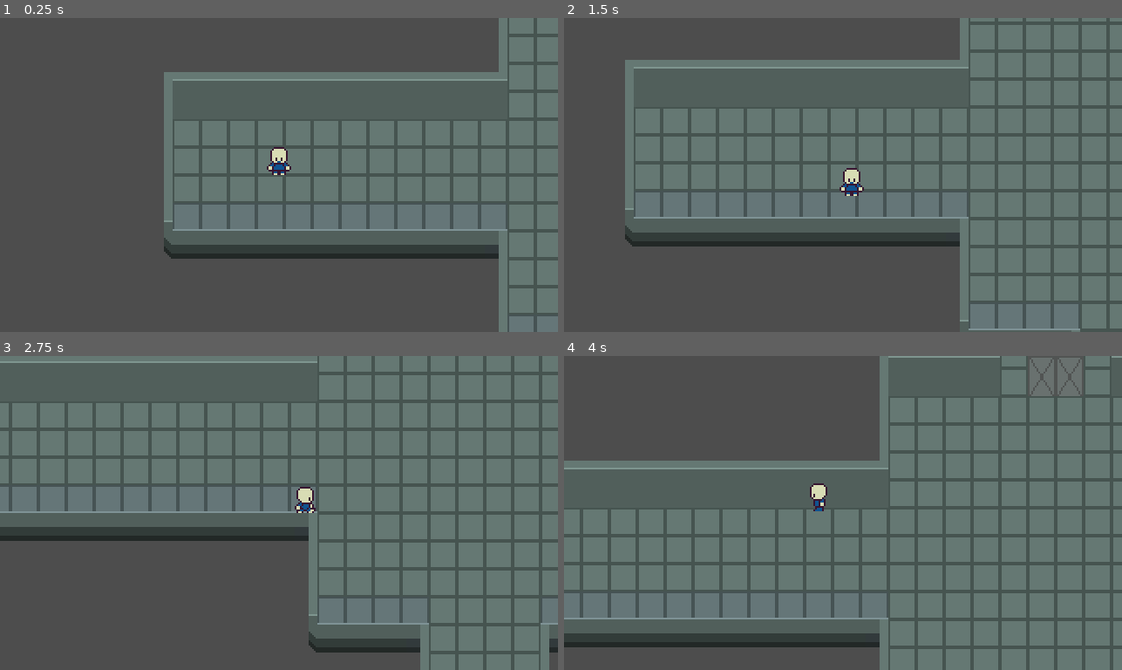
Above: before the commit, frames 1-4 (two rows, left to right).
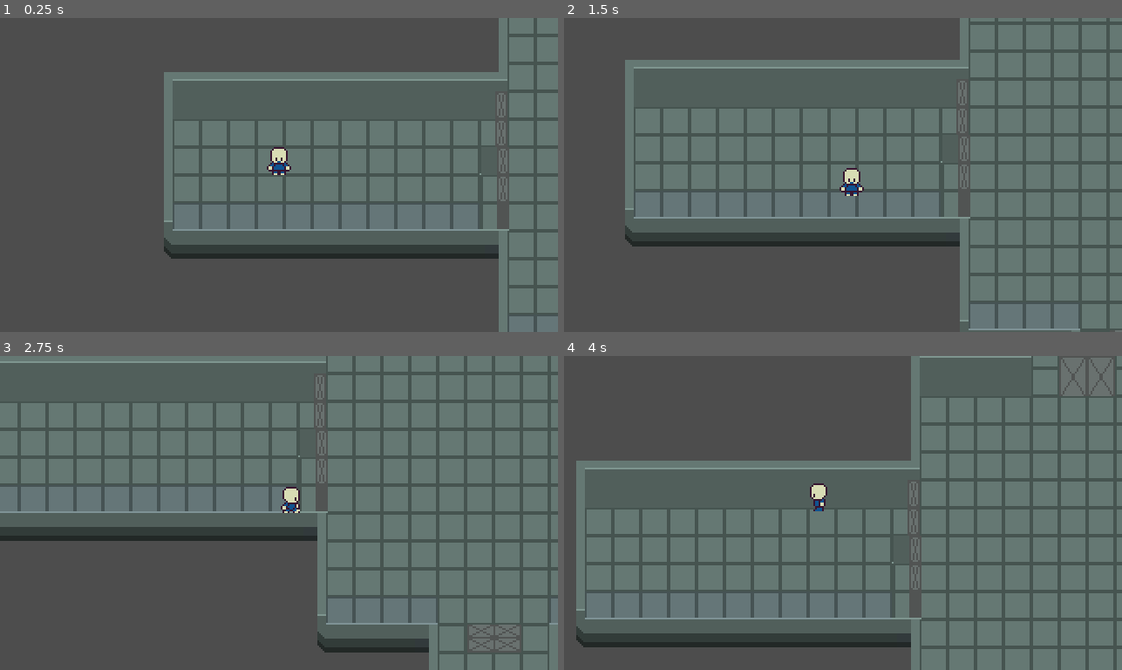
Above: after the commit, the same moments.

Repository: GrafikaKomputerowaProjekt/GrafikaKomputeorwaProjekt
Game: Godot game, scene res://stages/level1.tscn
The game is run twice, just before and just after one commit, with the same random seed, the same clock (stepped at 60 frames per second) and the same inputs. This scene is started directly instead of the project's main scene.
Inputs:
- Up to frame 1 (0.25 s): no input
- Up to frame 2 (1.5 s): tap Enter at 0.5 s; hold Right (move_right) 0.53-1.28 s; tap E (interact) at 0.6 s; hold Down (move_down) from 1.28 s (still down); tap Shift (run) at 1.35 s
- Up to frame 3 (2.75 s): release Down (move_down) at 2.03 s; hold Right (move_right) from 2.03 s (still down); tap E (interact) at 2.1 s
- Up to frame 4 (4 s): release Right (move_right) at 2.78 s; hold Up (move_up) 2.78-3.53 s; tap Shift (run) at 2.85 s; hold Left (move_left) from 3.53 s (still down); tap E (interact) at 3.6 s

The runs differ from the first frame. In frame 1, 0.6% of the frame differs, in the area x 85-92%, y 32-68%; in frame 2, 0.6%; in frame 3, 15%; in frame 4, 18%, in the area x 0-100%, y 0-100%.

Commit message:
feat: added door variants

Diff:
--- /dev/null
+++ b/game/entities/slidedown_door/doubledoor_left.tscn
@@ -0,0 +1,71 @@
+[gd_scene format=3 uid="uid://cgvqb31t1nd3r"]
+
+[ext_resource type="Script" uid="uid://c7t6roiag772x" path="res://entities/slidedown_door/door.gd" id="1_mljux"]
+[ext_resource type="Texture2D" uid="uid://tkn3yk167bhb" path="res://assets/tileset/sheet1.png" id="2_k7uik"]
+
+[sub_resource type="RectangleShape2D" id="RectangleShape2D_0ibrm"]
+size = Vector2(16, 47.5)
+
+[sub_resource type="RectangleShape2D" id="RectangleShape2D_bfofa"]
+size = Vector2(28, 31.5)
+
+[node name="Door" type="Node2D" unique_id=590026876 groups=["Doors"]]
+y_sort_enabled = true
+script = ExtResource("1_mljux")
+
+[node name="Door_open_sprites" type="Node2D" parent="." unique_id=740529693]
+z_index = -1
+z_as_relative = false
+
+[node name="Sprite_open" type="Sprite2D" parent="Door_open_sprites" unique_id=1997768894]
+y_sort_enabled = true
+position = Vector2(8, -8)
+texture = ExtResource("2_k7uik")
+region_enabled = true
+region_rect = Rect2(20, 128, 16, 16)
+
+[node name="Sprite_open" type="Sprite2D" parent="Door_open_sprites/Sprite_open" unique_id=602813222]
+y_sort_enabled = true
+position = Vector2(0, -15)
+texture = ExtResource("2_k7uik")
+region_enabled = true
+region_rect = Rect2(20, 128, 16, 16)
+
+[node name="Door_closed_sprites" type="Node2D" parent="." unique_id=1388888519]
+y_sort_enabled = true
+
+[node name="Sprite_closed" type="Sprite2D" parent="Door_closed_sprites" unique_id=749671866]
+y_sort_enabled = true
+position = Vector2(8, -8)
+texture = ExtResource("2_k7uik")
+region_enabled = true
+region_rect = Rect2(56, 128, 16, 16)
+
+[node name="Sprite_closed2" type="Sprite2D" parent="Door_closed_sprites/Sprite_closed" unique_id=1503168990]
+y_sort_enabled = true
+position = Vector2(0, -16)
+texture = ExtResource("2_k7uik")
+region_enabled = true
+region_rect = Rect2(20, 128, 16, 16)
+
+[node name="Sprite_closed2" type="Sprite2D" parent="Door_closed_sprites/Sprite_closed/Sprite_closed2" unique_id=901903797]
+y_sort_enabled = true
+position = Vector2(0, -16)
+texture = ExtResource("2_k7uik")
+region_enabled = true
+region_rect = Rect2(128, 92, 16, 16)
+
+[node name="StaticBody2D" type="StaticBody2D" parent="." unique_id=1282765509]
+
+[node name="CollisionShape2D" type="CollisionShape2D" parent="StaticBody2D" unique_id=510573796]
+position = Vector2(8, -23.25)
+shape = SubResource("RectangleShape2D_0ibrm")
+
+[node name="Area2D" type="Area2D" parent="." unique_id=781794751]
+
+[node name="CollisionShape2D" type="CollisionShape2D" parent="Area2D" unique_id=462300440]
+position = Vector2(12, -14.75)
+shape = SubResource("RectangleShape2D_bfofa")
+
+[connection signal="body_entered" from="Area2D" to="." method="_on_area_2d_body_entered"]
+[connection signal="body_exited" from="Area2D" to="." method="_on_area_2d_body_exited"]
--- /dev/null
+++ b/game/entities/slidedown_door/doubledoor_left_v2.tscn
@@ -0,0 +1,71 @@
+[gd_scene format=3 uid="uid://cfxof4bnfgm5g"]
+
+[ext_resource type="Script" uid="uid://c7t6roiag772x" path="res://entities/slidedown_door/door.gd" id="1_h7q32"]
+[ext_resource type="Texture2D" uid="uid://tkn3yk167bhb" path="res://assets/tileset/sheet1.png" id="2_m5vp3"]
+
+[sub_resource type="RectangleShape2D" id="RectangleShape2D_0ibrm"]
+size = Vector2(16, 48)
+
+[sub_resource type="RectangleShape2D" id="RectangleShape2D_bfofa"]
+size = Vector2(28, 31.5)
+
+[node name="Door" type="Node2D" unique_id=590026876 groups=["Doors"]]
+y_sort_enabled = true
+script = ExtResource("1_h7q32")
+
+[node name="Door_open_sprites" type="Node2D" parent="." unique_id=740529693]
+z_index = -1
+z_as_relative = false
+
+[node name="Sprite_open" type="Sprite2D" parent="Door_open_sprites" unique_id=1997768894]
+y_sort_enabled = true
+position = Vector2(8, -8)
+texture = ExtResource("2_m5vp3")
+region_enabled = true
+region_rect = Rect2(56, 110, 16, 16)
+
+[node name="Sprite_open" type="Sprite2D" parent="Door_open_sprites/Sprite_open" unique_id=1498198920]
+y_sort_enabled = true
+position = Vector2(0, -16)
+texture = ExtResource("2_m5vp3")
+region_enabled = true
+region_rect = Rect2(20, 128, 16, 16)
+
+[node name="Door_closed_sprites" type="Node2D" parent="." unique_id=1388888519]
+y_sort_enabled = true
+
+[node name="Sprite_closed" type="Sprite2D" parent="Door_closed_sprites" unique_id=749671866]
+y_sort_enabled = true
+position = Vector2(9, -8)
+texture = ExtResource("2_m5vp3")
+region_enabled = true
+region_rect = Rect2(56, 128, 16, 16)
+
+[node name="Sprite_closed2" type="Sprite2D" parent="Door_closed_sprites/Sprite_closed" unique_id=1503168990]
+y_sort_enabled = true
+position = Vector2(0, -16)
+texture = ExtResource("2_m5vp3")
+region_enabled = true
+region_rect = Rect2(20, 128, 16, 16)
+
+[node name="Sprite_closed2" type="Sprite2D" parent="Door_closed_sprites/Sprite_closed/Sprite_closed2" unique_id=1341427839]
+y_sort_enabled = true
+position = Vector2(0, -16)
+texture = ExtResource("2_m5vp3")
+region_enabled = true
+region_rect = Rect2(128, 92, 16, 16)
+
+[node name="StaticBody2D" type="StaticBody2D" parent="." unique_id=1282765509]
+
+[node name="CollisionShape2D" type="CollisionShape2D" parent="StaticBody2D" unique_id=510573796]
+position = Vector2(8, -24)
+shape = SubResource("RectangleShape2D_0ibrm")
+
+[node name="Area2D" type="Area2D" parent="." unique_id=781794751]
+
+[node name="CollisionShape2D" type="CollisionShape2D" parent="Area2D" unique_id=462300440]
+position = Vector2(13, -15.75)
+shape = SubResource("RectangleShape2D_bfofa")
+
+[connection signal="body_entered" from="Area2D" to="." method="_on_area_2d_body_entered"]
+[connection signal="body_exited" from="Area2D" to="." method="_on_area_2d_body_exited"]
--- /dev/null
+++ b/game/entities/slidedown_door/doubledoor_right.tscn
@@ -0,0 +1,71 @@
+[gd_scene format=3 uid="uid://bcrfev5u0sgvh"]
+
+[ext_resource type="Script" uid="uid://c7t6roiag772x" path="res://entities/slidedown_door/door.gd" id="1_kcepc"]
+[ext_resource type="Texture2D" uid="uid://tkn3yk167bhb" path="res://assets/tileset/sheet1.png" id="2_rgnar"]
+
+[sub_resource type="RectangleShape2D" id="RectangleShape2D_0ibrm"]
+size = Vector2(16, 49)
+
+[sub_resource type="RectangleShape2D" id="RectangleShape2D_bfofa"]
+size = Vector2(30, 31.5)
+
+[node name="Door" type="Node2D" unique_id=590026876 groups=["Doors"]]
+y_sort_enabled = true
+script = ExtResource("1_kcepc")
+
+[node name="Door_open_sprites" type="Node2D" parent="." unique_id=740529693]
+z_index = -1
+z_as_relative = false
+
+[node name="Sprite_open" type="Sprite2D" parent="Door_open_sprites" unique_id=1997768894]
+y_sort_enabled = true
+position = Vector2(8, -8)
+texture = ExtResource("2_rgnar")
+region_enabled = true
+region_rect = Rect2(38, 110, 16, 16)
+
+[node name="Sprite_open" type="Sprite2D" parent="Door_open_sprites/Sprite_open" unique_id=1570848652]
+y_sort_enabled = true
+position = Vector2(0, -16)
+texture = ExtResource("2_rgnar")
+region_enabled = true
+region_rect = Rect2(38, 110, 16, 16)
+
+[node name="Door_closed_sprites" type="Node2D" parent="." unique_id=1388888519]
+y_sort_enabled = true
+
+[node name="Sprite_closed" type="Sprite2D" parent="Door_closed_sprites" unique_id=749671866]
+y_sort_enabled = true
+position = Vector2(8, -8)
+texture = ExtResource("2_rgnar")
+region_enabled = true
+region_rect = Rect2(74, 128, 16, 16)
+
+[node name="Sprite_closed2" type="Sprite2D" parent="Door_closed_sprites/Sprite_closed" unique_id=1503168990]
+y_sort_enabled = true
+position = Vector2(0, -16)
+texture = ExtResource("2_rgnar")
+region_enabled = true
+region_rect = Rect2(36, 110, 18, 16)
+
+[node name="Sprite_closed2" type="Sprite2D" parent="Door_closed_sprites/Sprite_closed/Sprite_closed2" unique_id=476284889]
+y_sort_enabled = true
+position = Vector2(0, -16)
+texture = ExtResource("2_rgnar")
+region_enabled = true
+region_rect = Rect2(92, 128, 16, 16)
+
+[node name="StaticBody2D" type="StaticBody2D" parent="." unique_id=1282765509]
+
+[node name="CollisionShape2D" type="CollisionShape2D" parent="StaticBody2D" unique_id=510573796]
+position = Vector2(8, -24.5)
+shape = SubResource("RectangleShape2D_0ibrm")
+
+[node name="Area2D" type="Area2D" parent="." unique_id=781794751]
+
+[node name="CollisionShape2D" type="CollisionShape2D" parent="Area2D" unique_id=462300440]
+position = Vector2(4, -15.75)
+shape = SubResource("RectangleShape2D_bfofa")
+
+[connection signal="body_entered" from="Area2D" to="." method="_on_area_2d_body_entered"]
+[connection signal="body_exited" from="Area2D" to="." method="_on_area_2d_body_exited"]
--- /dev/null
+++ b/game/entities/slidedown_door/doubledoor_south.tscn
@@ -0,0 +1,64 @@
+[gd_scene format=3 uid="uid://bok4wh78q8jxs"]
+
+[ext_resource type="Script" uid="uid://c7t6roiag772x" path="res://entities/slidedown_door/door.gd" id="1_qrux6"]
+[ext_resource type="Texture2D" uid="uid://tkn3yk167bhb" path="res://assets/tileset/sheet1.png" id="2_nl781"]
+
+[sub_resource type="RectangleShape2D" id="RectangleShape2D_0ibrm"]
+size = Vector2(30, 16)
+
+[sub_resource type="RectangleShape2D" id="RectangleShape2D_bfofa"]
+size = Vector2(31, 52)
+
+[node name="Door" type="Node2D" unique_id=590026876 groups=["Doors"]]
+y_sort_enabled = true
+script = ExtResource("1_qrux6")
+
+[node name="Door_open_sprites" type="Node2D" parent="." unique_id=740529693]
+z_index = -1
+z_as_relative = false
+
+[node name="Sprite_open" type="Sprite2D" parent="Door_open_sprites" unique_id=1997768894]
+y_sort_enabled = true
+position = Vector2(8, -8)
+texture = ExtResource("2_nl781")
+region_enabled = true
+region_rect = Rect2(74, 110, 16, 16)
+
+[node name="Sprite_open" type="Sprite2D" parent="Door_open_sprites/Sprite_open" unique_id=691076170]
+y_sort_enabled = true
+position = Vector2(16, 0)
+texture = ExtResource("2_nl781")
+region_enabled = true
+region_rect = Rect2(74, 110, 16, 16)
+
+[node name="Door_closed_sprites" type="Node2D" parent="." unique_id=1388888519]
+y_sort_enabled = true
+
+[node name="Sprite_closed" type="Sprite2D" parent="Door_closed_sprites" unique_id=749671866]
+y_sort_enabled = true
+position = Vector2(8, -8)
+texture = ExtResource("2_nl781")
+region_enabled = true
+region_rect = Rect2(18, 110, 18, 16)
+
+[node name="Sprite_closed" type="Sprite2D" parent="Door_closed_sprites/Sprite_closed" unique_id=1165684495]
+y_sort_enabled = true
+position = Vector2(16, 0)
+texture = ExtResource("2_nl781")
+region_enabled = true
+region_rect = Rect2(20, 110, 16, 16)
+
+[node name="StaticBody2D" type="StaticBody2D" parent="." unique_id=1282765509]
+
+[node name="CollisionShape2D" type="CollisionShape2D" parent="StaticBody2D" unique_id=510573796]
+position = Vector2(16, -8)
+shape = SubResource("RectangleShape2D_0ibrm")
+
+[node name="Area2D" type="Area2D" parent="." unique_id=781794751]
+
+[node name="CollisionShape2D" type="CollisionShape2D" parent="Area2D" unique_id=462300440]
+position = Vector2(16, -8)
+shape = SubResource("RectangleShape2D_bfofa")
+
+[connection signal="body_entered" from="Area2D" to="." method="_on_area_2d_body_entered"]
+[connection signal="body_exited" from="Area2D" to="." method="_on_area_2d_body_exited"]
--- a/game/stages/level1.tscn
+++ b/game/stages/level1.tscn
@@ -4,6 +4,10 @@
 [ext_resource type="PackedScene" uid="uid://dixj8nb4rb5u7" path="res://entities/slidedown_door/doubledoor_north.tscn" id="3_2gqwx"]
 [ext_resource type="PackedScene" uid="uid://dtin2trju1b3u" path="res://entities/player.tscn" id="3_8ebg0"]
 [ext_resource type="PackedScene" uid="uid://chfgo3l686ilc" path="res://entities/switch/switch.tscn" id="4_2gqwx"]
+[ext_resource type="PackedScene" uid="uid://bok4wh78q8jxs" path="res://entities/slidedown_door/doubledoor_south.tscn" id="5_a1kvd"]
+[ext_resource type="PackedScene" uid="uid://bcrfev5u0sgvh" path="res://entities/slidedown_door/doubledoor_right.tscn" id="6_ebn2c"]
+[ext_resource type="PackedScene" uid="uid://cgvqb31t1nd3r" path="res://entities/slidedown_door/doubledoor_left.tscn" id="7_1xtfs"]
+[ext_resource type="PackedScene" uid="uid://cfxof4bnfgm5g" path="res://entities/slidedown_door/doubledoor_left_v2.tscn" id="8_xgr07"]
 
 [sub_resource type="TileSetAtlasSource" id="TileSetAtlasSource_1r6ce"]
 texture = ExtResource("1_dv6pd")
@@ -164,3 +168,15 @@
 [node name="Node2D" parent="." unique_id=1510201761 instance=ExtResource("4_2gqwx")]
 position = Vector2(360, -24)
 target_id = "1"
+
+[node name="Door7" parent="." unique_id=1152031121 instance=ExtResource("5_a1kvd")]
+position = Vector2(272, 192)
+
+[node name="Door8" parent="." unique_id=202934035 instance=ExtResource("6_ebn2c")]
+position = Vector2(384, 80)
+
+[node name="Door9" parent="." unique_id=1897157879 instance=ExtResource("7_1xtfs")]
+position = Vector2(176, 80)
+
+[node name="Door10" parent="." unique_id=927639897 instance=ExtResource("8_xgr07")]
+position = Vector2(176, 112)
